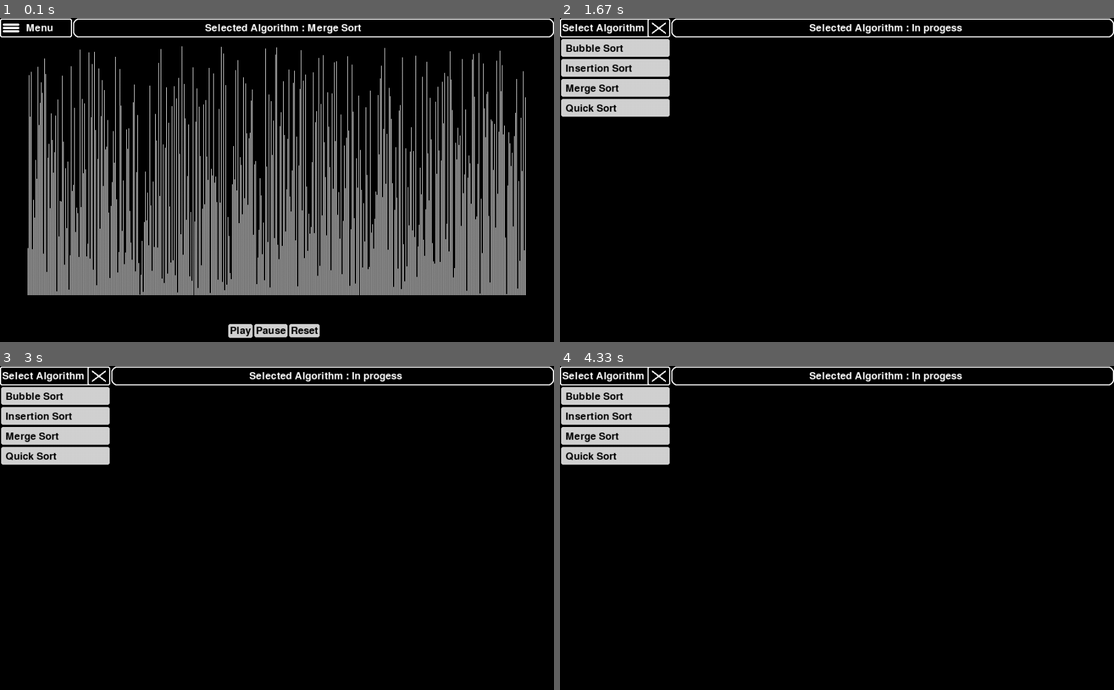
Above: before the commit, frames 1-4 (two rows, left to right).
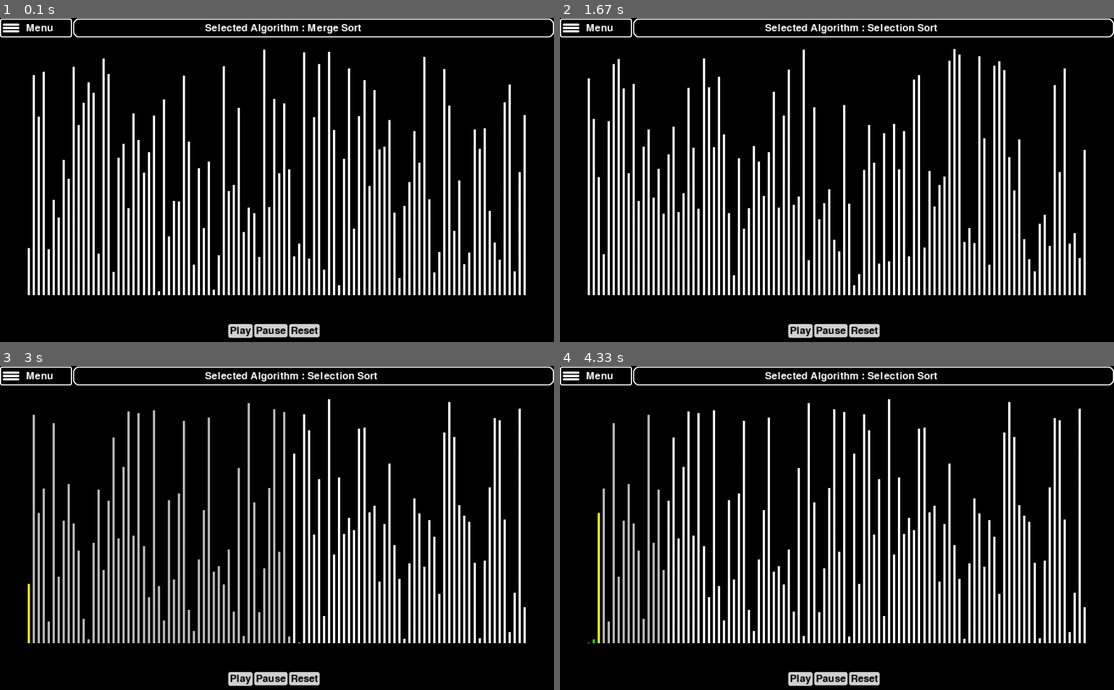
Above: after the commit, the same moments.

Repository: Colilhasnel/AlgorithmVisualizer_pygame
Game: pygame game, started from Visualizer.py
Same seed, same stepped clock (60 frames per second), same inputs: the game is played once before the commit and once after it.
Inputs (mouse positions are in pixels of both pictures, inside the frame that each line leads up to):
- Up to frame 1 (0.1 s): no input
- Up to frame 2 (1.67 s): click "Play" at 0.38 s; click "Reset" at 0.72 s; click "Menu" at 1.05 s; click (615, 128) at 1.55 s, where only the run after the commit has a clickable "Selection Sort"
- Up to frame 3 (3 s): click (238, 677) at 1.88 s, where only the run after the commit has a clickable "Play"; click (304, 677) at 2.22 s, where only the run after the commit has a clickable "Reset"; click (238, 677) at 2.55 s, where only the run after the commit has a clickable "Play"
- Up to frame 4 (4.33 s): no input

The runs differ from the first frame. In frame 1, 37% of the frame differs, in the area x 5-95%, y 8-86%; in frame 2, 25%; in frame 3, 24%; in frame 4, 24%.

Commit message:
Imporved Merge & Quick Sort visualization, Added Selection Sort, Selection Sort visualization to be improved, new algorithms to be added

Diff:
--- a/Visualizer.py
+++ b/Visualizer.py
@@ -61,8 +61,8 @@
         return random.randrange(x,y)
 
 
-class Select_Algorithm:
-    def __init__(self, global_info, number, text):
+class select_algorithm_button:
+    def __init__(self, global_info, number, text, function_object):
         self.select_button = buttons_class.Button(
             global_info, 0, number*36, text, False, True)
         self.select_button.width = 200
@@ -70,6 +70,7 @@
         self.select_button.margin = 10
         self.select_button.button_rect = pygame.Rect(
             self.select_button.x_pos, self.select_button.y_pos, self.select_button.width, self.select_button.height)
+        self.function = function_object
         self.select_button.Draw(global_info)
 
     def check_click(self):
@@ -126,10 +127,16 @@
                      pygame.Rect(0, 1, 199, 34), 2, 3)
     heading = global_info.font1.render("Select Algorithm", True, 'white')
     global_info.window.blit(heading, (4, 9))
-    bubble_sort_button = Select_Algorithm(global_info, 1, "Bubble Sort")
-    insertion_sort_button = Select_Algorithm(global_info, 2, "Insertion Sort")
-    merge_sort_button = Select_Algorithm(global_info, 3, "Merge Sort")
-    quick_sort_button = Select_Algorithm(global_info, 4, "Quick Sort")
+
+    algorithm_buttons = {}
+
+    algorithm_buttons["Bubble Sort"] = select_algorithm_button(global_info, 1, "Bubble Sort", display_algorithms.bubble_sort)
+    algorithm_buttons["Insertion Sort"] = select_algorithm_button(global_info, 2, "Insertion Sort",display_algorithms.insertion_sort)
+    algorithm_buttons["Merge Sort"] = select_algorithm_button(global_info, 3, "Merge Sort",display_algorithms.merge_sort)
+    algorithm_buttons["Quick Sort"] = select_algorithm_button(global_info, 4, "Quick Sort",display_algorithms.quick_sort)
+    algorithm_buttons["Selection Sort"] = select_algorithm_button(global_info, 5, "Selection Sort",display_algorithms.selection_sort)
+    algorithm_buttons["Radix Sort"] = select_algorithm_button(global_info, 6, "Radix Sort", display_algorithms.radix_sort)
+
 
     pygame.draw.rect(global_info.window, 'white',
                      pygame.Rect(201, 1, 799, 34), 2, 10)
@@ -139,31 +146,19 @@
 
     if menu_button.check_click():
         global_info.screen = "Main"
-    elif bubble_sort_button.check_click():
-        global_info.screen = "Main"
-        global_info.selection = "Bubble Sort"
-        global_info.algorithm = display_algorithms.bubble_sort
-        global_info.state = "Reset"
-    elif insertion_sort_button.check_click():
-        global_info.screen = "Main"
-        global_info.selection = "Insertion Sort"
-        global_info.state = "Reset"
-        global_info.algorithm = display_algorithms.insertion_sort
-    elif merge_sort_button.check_click():
-        global_info.screen = "Main"
-        global_info.selection = "Merge Sort"
-        global_info.algorithm = display_algorithms.merge_sort
-        global_info.state = "Reset"
-    elif quick_sort_button.check_click():
-        global_info.screen = "Main"
-        global_info.selection = "Quick Sort"
-        global_info.algorithm = display_algorithms.quick_sort
-        global_info.state = "Reset"
+        return
+
+    for key,value in algorithm_buttons.items():
+        if value.check_click():
+            global_info.screen = "Main"
+            global_info.selection = key
+            global_info.algorithm = value.function
+            global_info.state = "Reset"
 
 
 def main():
 
-    global_info = global_information(449)
+    global_info = global_information(100)
     running = True
     global_info.algorithm = display_algorithms.merge_sort
     global_info.algorithm_object = global_info.algorithm(global_info)
--- a/display_algorithms.py
+++ b/display_algorithms.py
@@ -1,3 +1,7 @@
+def swap(global_info, x, y):
+    global_info.data_array[x], global_info.data_array[y] = global_info.data_array[y], global_info.data_array[x]
+
+
 def bubble_sort(global_info):
     n = global_info.data_size
     for i in range(0, n-1):
@@ -5,8 +9,7 @@
             global_info.data_array[j][1] = 'red'
             # global_info.draw_data(j)
             if (global_info.data_array[j][0] > global_info.data_array[j+1][0]):
-                global_info.data_array[j], global_info.data_array[j +
-                                                                  1] = global_info.data_array[j+1], global_info.data_array[j]
+                swap(global_info, j, j+1)
                 global_info.data_array[j][1] = 'grey'
             else:
                 global_info.data_array[j][1] = 'yellow'
@@ -50,18 +53,16 @@
         for j in range(l, r):
             if global_info.data_array[j][0] < pivot:
                 i = i + 1
-                global_info.data_array[j][1] = 'grey'
-                global_info.data_array[i], global_info.data_array[j] = global_info.data_array[j], global_info.data_array[i]
-                yield False
+                global_info.data_array[j][1] = 'cyan'
+                swap(global_info, i, j)
             else:
                 global_info.data_array[j][1] = 'yellow'
-                yield False
+            yield False
         yield True
         for j in range(l, r):
             global_info.data_array[j][1] = 'white'
         global_info.data_array[r][1] = 'green'
-        global_info.data_array[i +
-                               1], global_info.data_array[r] = global_info.data_array[r], global_info.data_array[i+1]
+        swap(global_info, i+1, r)
         yield i+1
 
     def quick_sort_algo(l, r):
@@ -99,8 +100,12 @@
         arr2 = []
         for i in range(0, n1):
             arr1.append(global_info.data_array[l + i])
+            global_info.data_array[l+i][1] = 'yellow'
+            yield False
         for i in range(0, n2):
             arr2.append(global_info.data_array[mid + i + 1])
+            global_info.data_array[mid + i + 1][1] = 'cyan'
+            yield False
 
         p1 = 0
         p2 = 0
@@ -109,32 +114,36 @@
         while (p1 < n1 and p2 < n2):
             if (arr1[p1][0] < arr2[p2][0]):
                 global_info.data_array[p] = arr1[p1]
+                global_info.data_array[p][1] = 'grey'
                 yield False
                 p = p+1
                 p1 = p1+1
             else:
                 global_info.data_array[p] = arr2[p2]
+                global_info.data_array[p][1] = 'grey'
                 yield False
                 p = p+1
                 p2 = p2+1
 
         while (p1 < n1):
             global_info.data_array[p] = arr1[p1]
+            global_info.data_array[p][1] = 'grey'
             yield False
             p = p + 1
             p1 = p1+1
 
         while (p2 < n2):
             global_info.data_array[p] = arr2[p2]
+            global_info.data_array[p][1] = 'grey'
             yield False
             p = p+1
             p2 = p2+1
+
         yield True
 
     def merge_sort_algo(l, r):
         if (l < r):
             mid = (l+r)//2
-
             obj1 = merge_sort_algo(l, mid)
             obj2 = merge_sort_algo(mid+1, r)
 
@@ -159,3 +168,29 @@
 
     global_info.sorted = True
     yield True
+
+
+def selection_sort(global_info):
+    for i in range(global_info.data_size):
+        for j in range(i+1, global_info.data_size):
+            global_info.data_array[j][1] = 'white'
+        global_info.data_array[i][1] = 'yellow'
+        min_idx = i
+        for j in range(i+1, global_info.data_size):
+            if (global_info.data_array[min_idx][0] > global_info.data_array[j][0]):
+                min_idx = j
+                global_info.data_array[min_idx][1] = 'red'
+            yield True
+            global_info.data_array[j][1] = 'grey'
+        global_info.data_array[i][1] = 'grey'
+        global_info.data_array[min_idx][1] = 'green'
+        swap(global_info, i, min_idx)
+        yield True
+
+    global_info.sorted = True
+    yield True
+
+
+def radix_sort(global_info):
+    global_info.sorted = True
+    yield True
